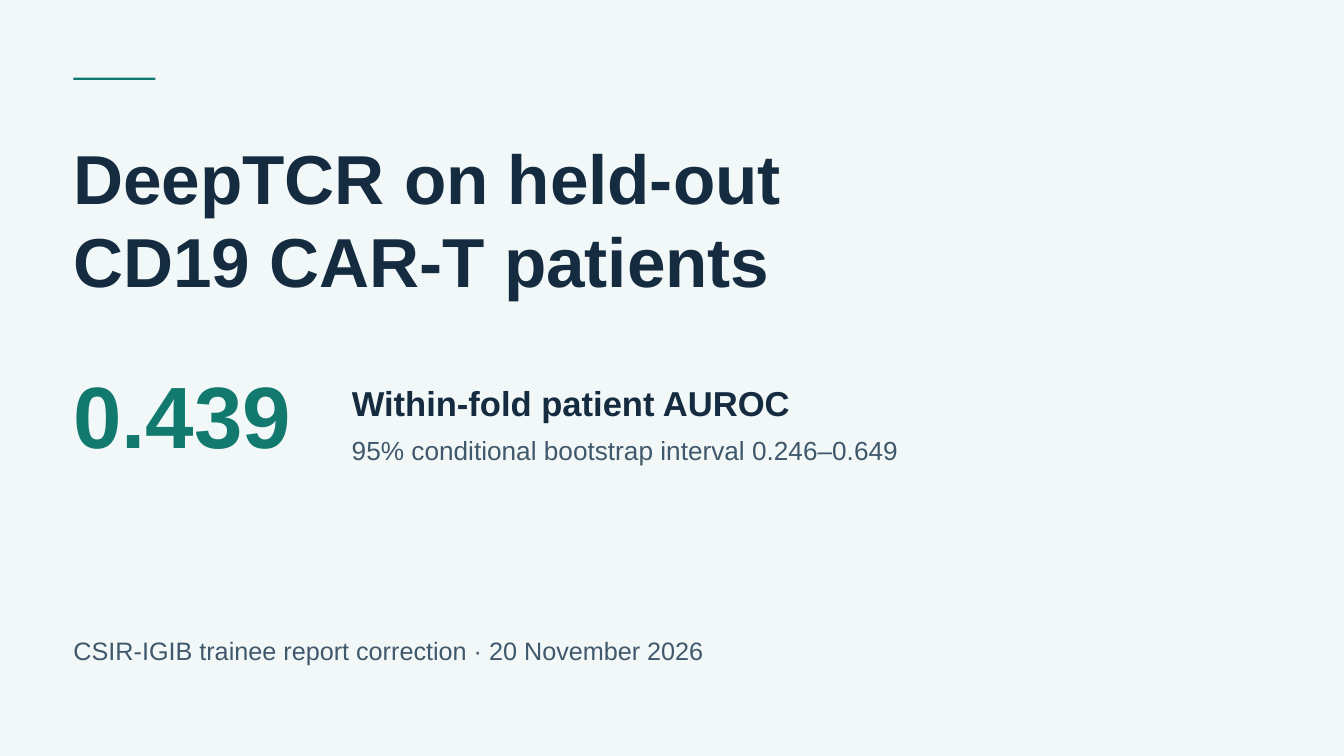
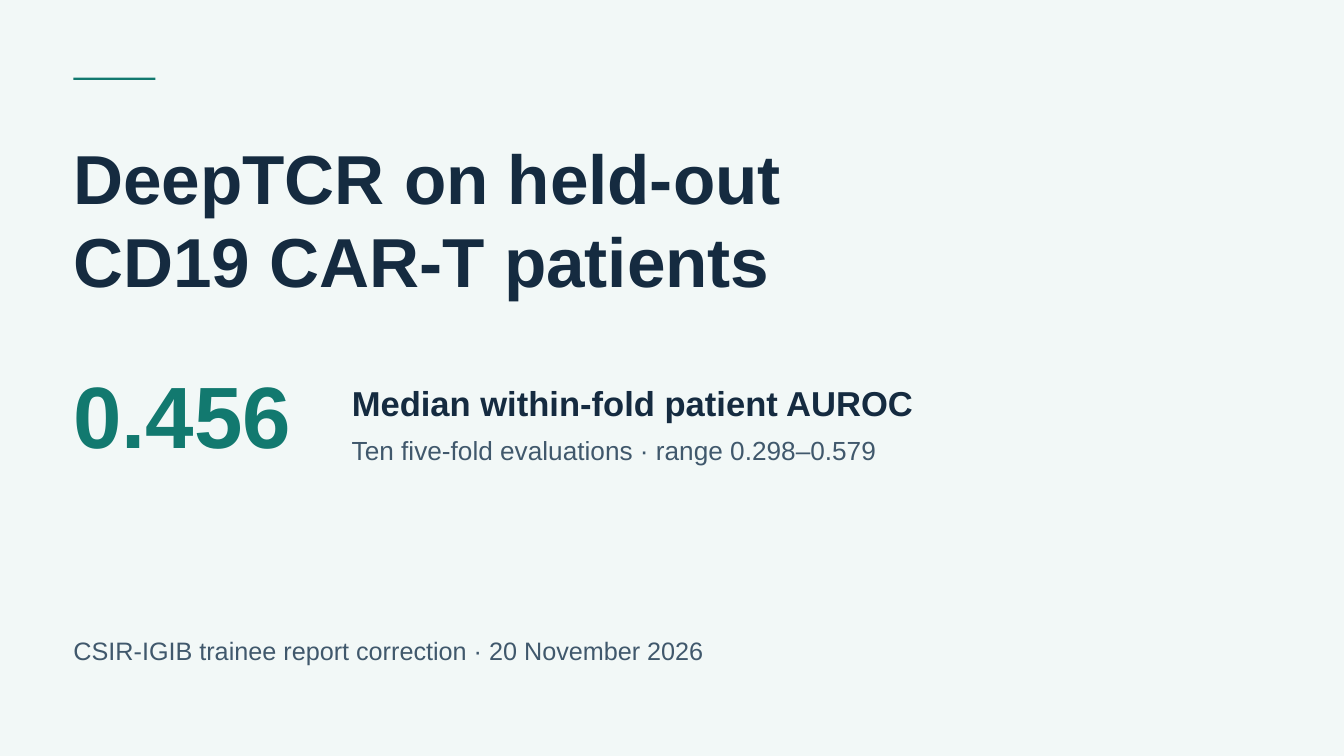
Before and after one commit to MateenahJAHAN/Final_Deliverable_DeepTCRResearch_Mateenah_Jahan_CSIR, a slide deck: slide 1 of results/DeepTCR_Results_Presentation.pptx. Drawn at 1344x756 pixels with LibreOffice and Linux fonts; fonts in the diff are those of the drawing. Boxes give left, top, right and bottom in pixels: in the first picture for what was removed or moved away, otherwise in the second. Text is boxed around its words. In the diff, an @@ line names an element or a change of style, - is before the commit and + after.

```diff
--- a/results/DeepTCR_Results_Presentation.pptx
+++ b/results/DeepTCR_Results_Presentation.pptx
@@ text at [73, 387, 291, 449]: text changed @@
-0.439
+0.456
@@ text at [352, 391, 913, 423]: text changed @@
-Within-fold patient AUROC
+Median within-fold patient AUROC
@@ text at [352, 441, 876, 466]: text changed @@
-95% conditional bootstrap interval 0.246–0.649
+Ten five-fold evaluations · range 0.298–0.579
```
Also in this commit, not shown: 2 other slides changed, 1 slide added, 13 other files.
